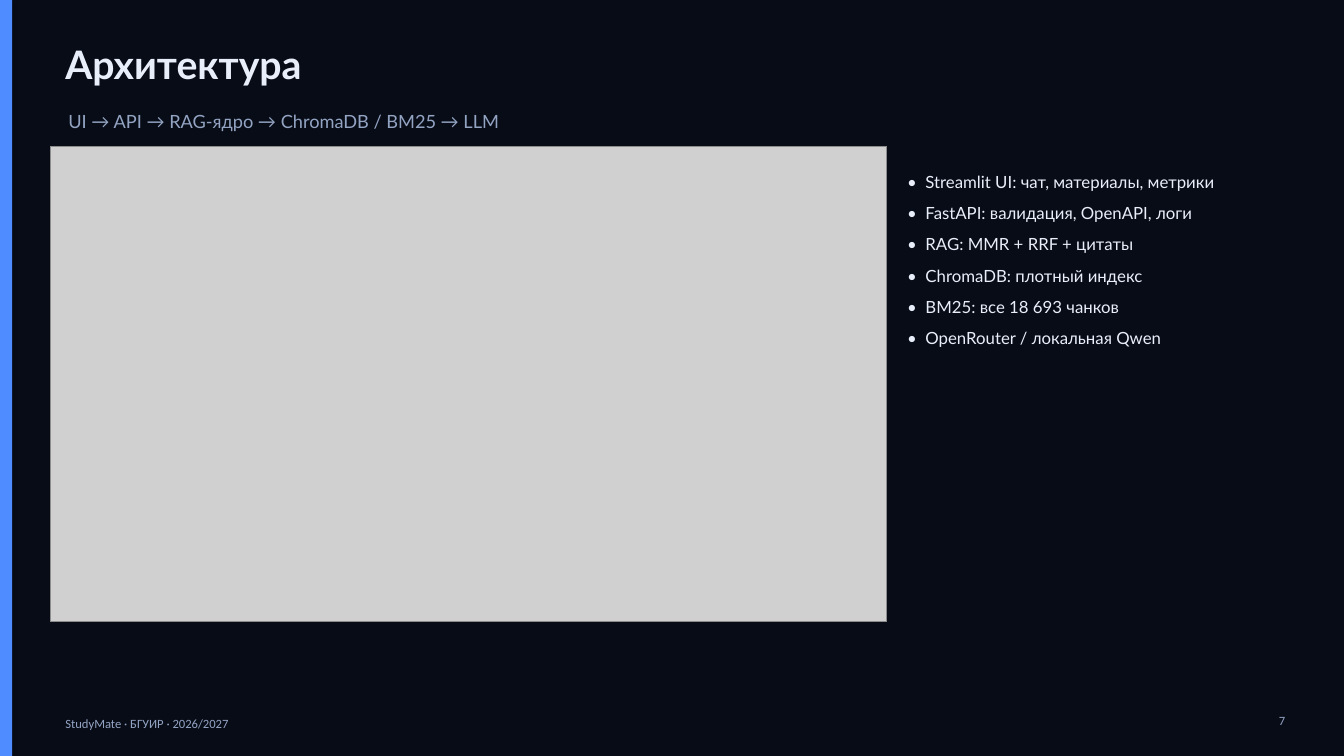
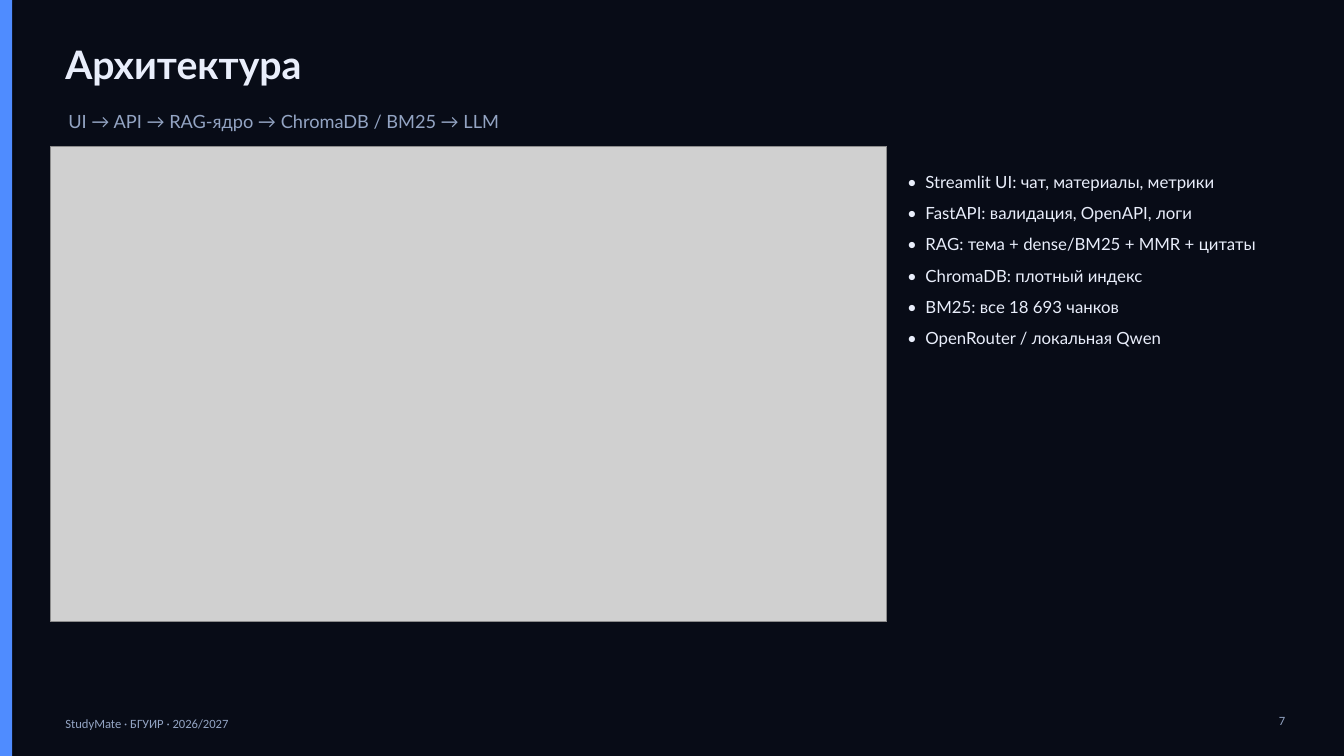
Before and after one commit to evangreen165/studymate-rag, a slide deck: slide 7 of docs/presentation/Презентация_защита_StudyMate.pptx. Drawn at 1344x756 pixels with LibreOffice and Linux fonts; fonts in the diff are those of the drawing; grey boxes stand for pictures. Boxes give left, top, right and bottom in pixels: in the first picture for what was removed or moved away, otherwise in the second. Text is boxed around its words. In the diff, an @@ line names an element or a change of style, - is before the commit and + after.

```diff
--- a/docs/presentation/Презентация_защита_StudyMate.pptx
+++ b/docs/presentation/Презентация_защита_StudyMate.pptx
@@ text at (925, 237, 1256, 253): text changed @@
-• RAG: MMR + RRF + цитаты
+• RAG: тема + dense/BM25 + MMR + цитаты
```
Also in this commit, not shown: 6 other slides changed, 38 other files.
